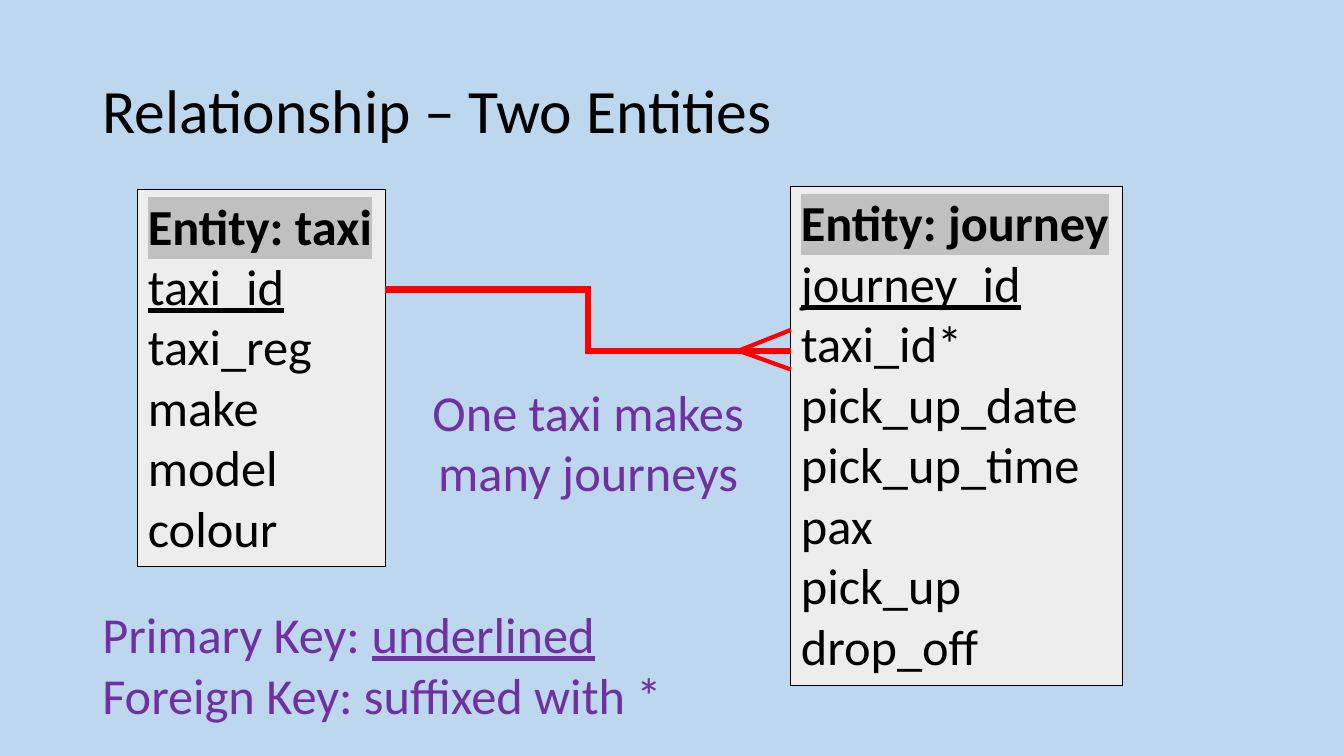
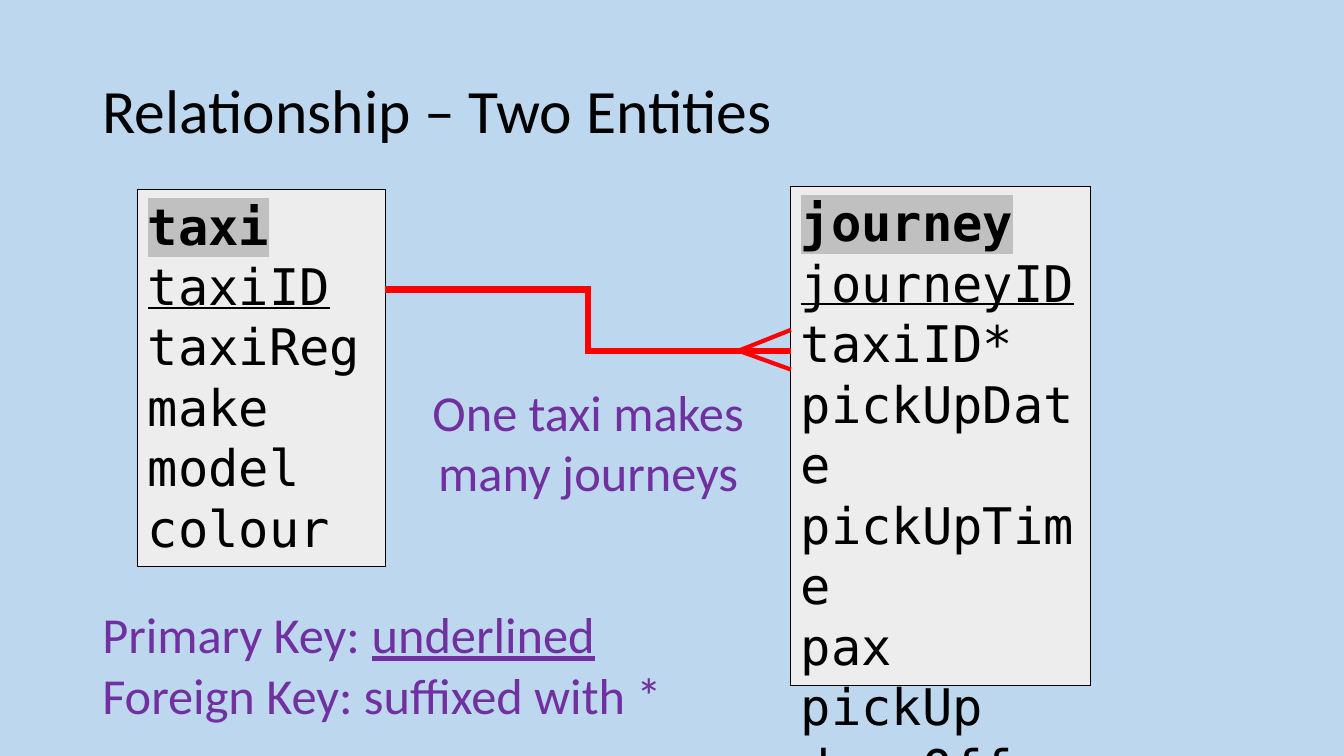
Before and after one commit to MrFriendCS/MrFriendCS.github.io, a slide deck: slide 78 of n5/ddd/N5 CS DDD Slides.pptx. Drawn at 1344x756 pixels with LibreOffice and Linux fonts; fonts in the diff are those of the drawing. Boxes give left, top, right and bottom in pixels: in the first picture for what was removed or moved away, otherwise in the second. Text is boxed around its words. In the diff, an @@ line names an element or a change of style, - is before the commit and + after.

```diff
--- a/n5/ddd/N5 CS DDD Slides.pptx
+++ b/n5/ddd/N5 CS DDD Slides.pptx
@@ text in rectangle at (148, 204, 360, 376): text changed; font Calibri to DejaVu Sans Mono @@
-Entity: taxi
-taxi_id
-taxi_reg
+taxi
+taxiID
+taxiReg
@@ rectangle "journey": place and size @@
-rectangle "journey" at (791, 187, 1123, 686)
+rectangle "journey" at (791, 187, 1091, 686)
@@ text in rectangle at (801, 200, 1074, 363): text changed; font Calibri to DejaVu Sans Mono @@
-Entity: journey
-journey_id
-taxi_id*
-pick_up_date
-pick_up_time
+journey
+journeyID
+taxiID*
+pickUpDate
+pickUpTime
@@ text in rectangle at (148, 387, 330, 548): font Calibri to DejaVu Sans Mono in "make", "model", "colour" @@
@@ text in rectangle at (801, 636, 892, 676): font Calibri to DejaVu Sans Mono in "pax" @@
@@ text in rectangle at (801, 684, 983, 736): text changed; font Calibri to DejaVu Sans Mono @@
-pick_up
-drop_off
+pickUp
+dropOff
```
Also in this commit, not shown: 48 other slides changed, 2 other files.
